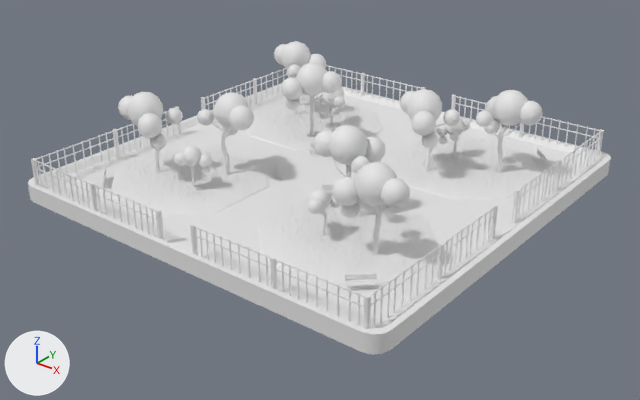
Renders of the OBJ model mods/city/models/green_1.obj from each side of a commit.
Camera for both pictures: a camera (50 mm lens) standing at (1.187, -1.515, 0.388) and looking at (0.023, -0.061, -0.513). The lights are fixed; the arrows at lower left show +X, +Y and +Z. Where no turn or scale is listed for an object, it has been applied to the vertices.

Names of what the first picture shows: 'Banks'.
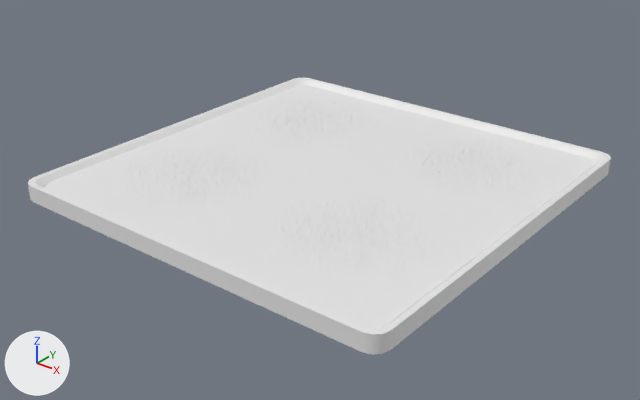
The newer file is also rescaled (x0.966), turned or shifted as a whole; pictures and numbers use the older file's frame.

What changed in the scene script:
```text
Change me_banks:
    used by ob_banks; location = (0.0, 0.0, 0.0)
    remove me_banks.from_pydata(...)  # 20784 vertices, 13670 faces; spans x -0.5..0.5, y -0.5..0.5, z -0.5..-0.27
    add me_banks.from_pydata(...)  # 7840 vertices, 2642 faces; spans x -0.5..0.5, y -0.5..0.5, z -0.5..-0.452
    me_banks part 1: 412 loose pieces with 12944 vertices, spanning x -0.467..0.467, y -0.488..0.488, z -0.48..-0.27, are deleted
    me_banks part 2: the surface is now shaded flat
```

Pixel boxes [x1, y1, x2, y2] of what changed, in the pictures (640 x 400 px):
'Banks', reshaped (11% shorter)
    before: [28, 41, 611, 355]
    after: [28, 77, 611, 355]
part 1 of me_banks, deleted
    before: [31, 41, 604, 329]
